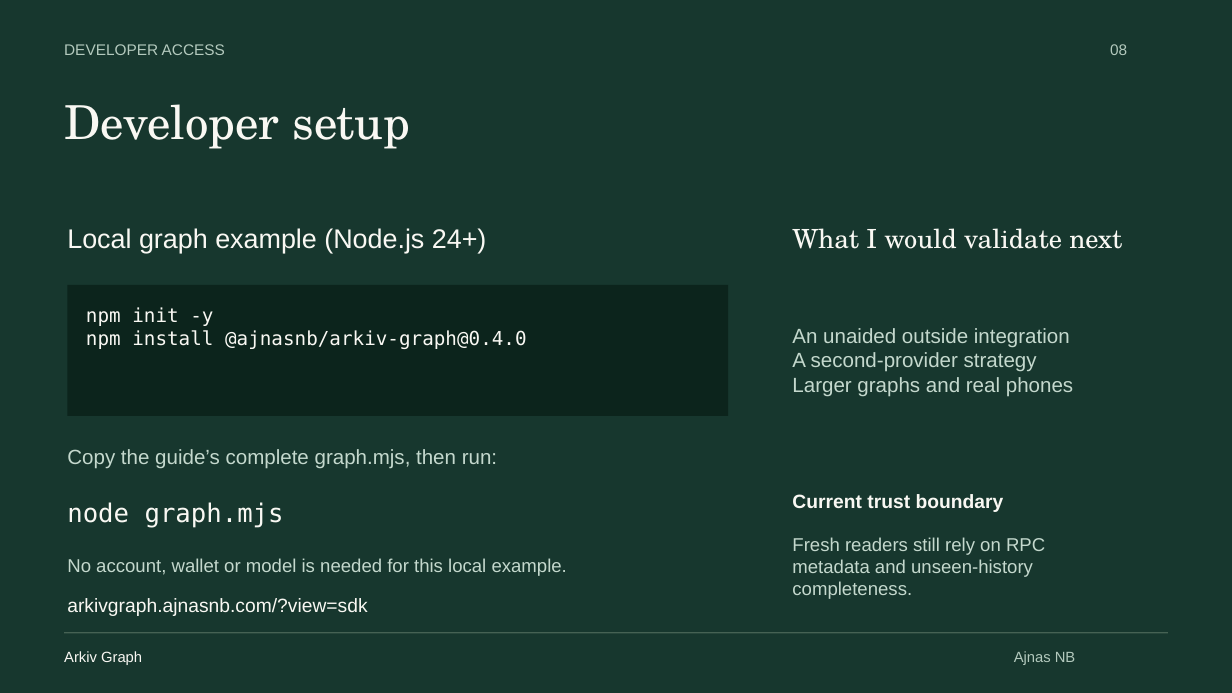
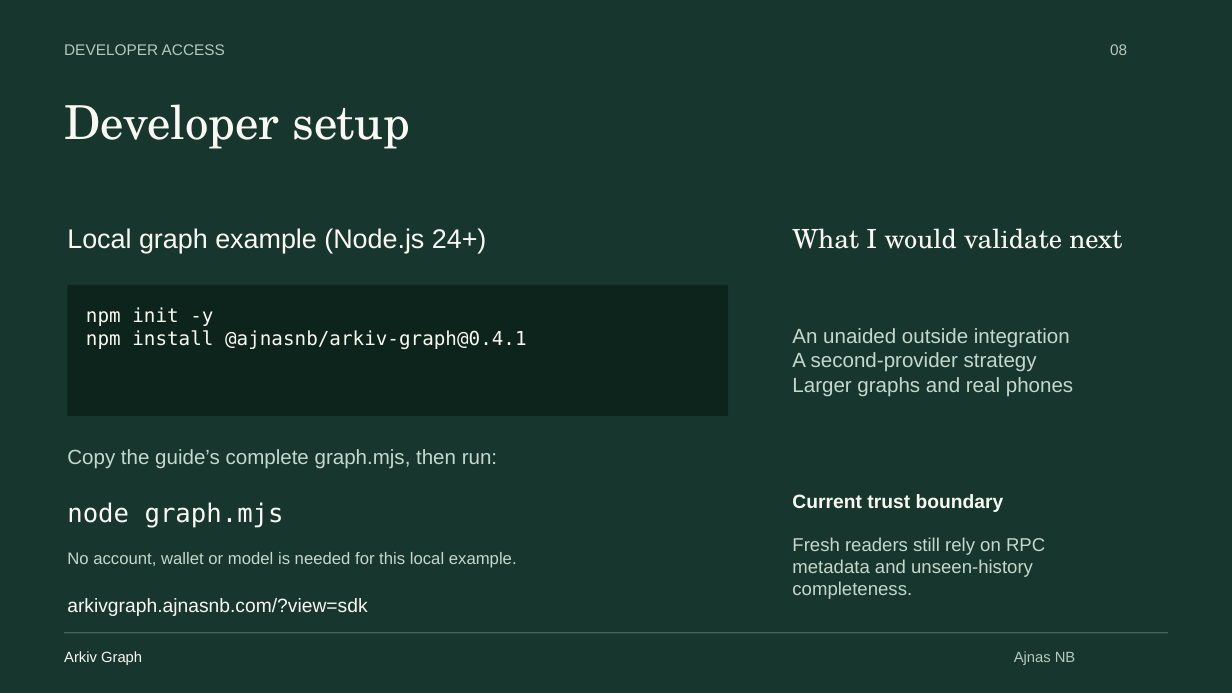
Before and after one commit to AjnasNB/app-passport, a slide deck: slide 8 of apps/web/public/downloads/arkiv-graph-pitch.pptx. Drawn at 1232x693 pixels with LibreOffice and Linux fonts; fonts in the diff are those of the drawing. Boxes give left, top, right and bottom in pixels: in the first picture for what was removed or moved away, otherwise in the second. Text is boxed around its words. In the diff, an @@ line names an element or a change of style, - is before the commit and + after.

Commit message:
Clarify the builder problem and Arkiv proof in the final deck

```diff
--- a/apps/web/public/downloads/arkiv-graph-pitch.pptx
+++ b/apps/web/public/downloads/arkiv-graph-pitch.pptx
@@ text at bbox=[86, 330, 527, 349]: text changed @@
-npm install @ajnasnb/arkiv-graph@0.4.0
+npm install @ajnasnb/arkiv-graph@0.4.1
@@ text "No account, wallet or model ..." at bbox=[67, 552, 517, 568]: size 21.8 to 19.5 pt @@
```
Also in this commit, not shown: 3 other slides changed, 4 other files.
